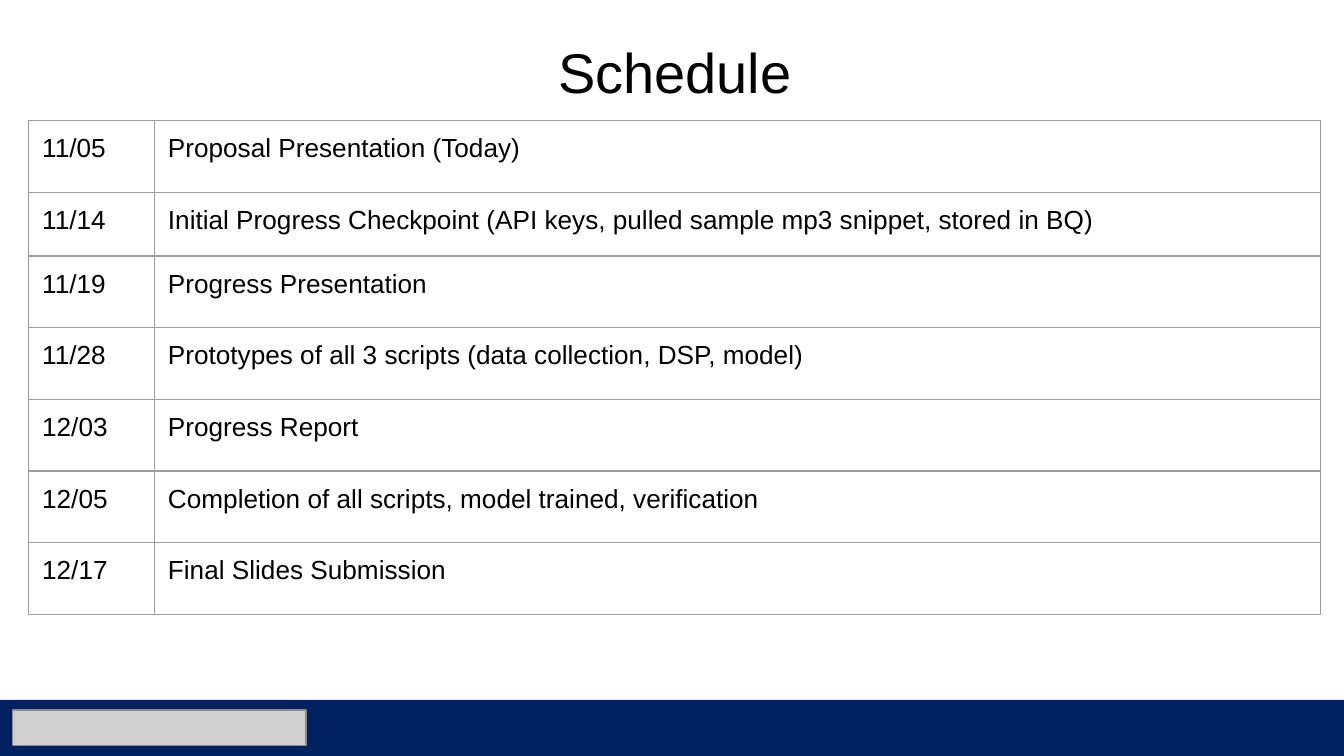
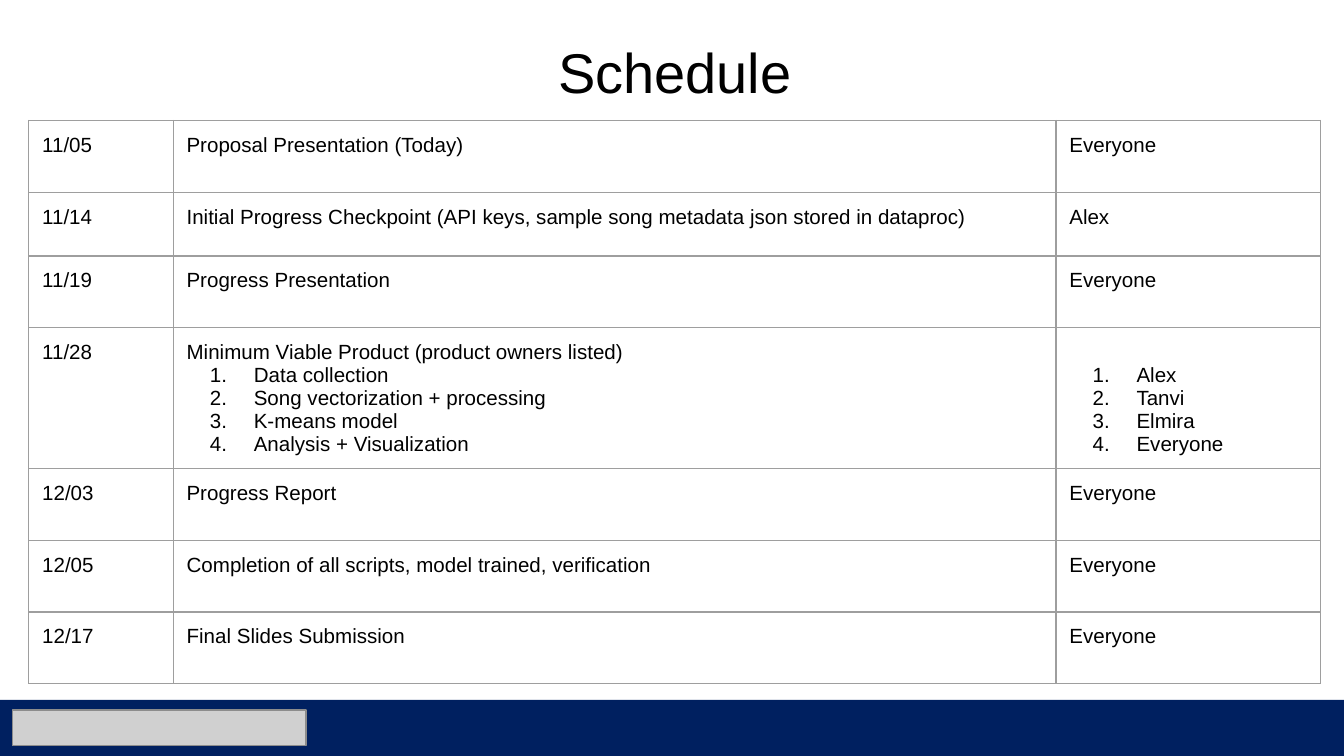
Before and after one commit to athornton1618/SpotifyClassifier, a slide deck: slide 7 of Documentation/Spotify Classifier Proposal.pptx (slide 6 before the commit). Drawn at 1344x756 pixels with LibreOffice and Linux fonts; fonts in the diff are those of the drawing; grey boxes stand for pictures. Boxes give left, top, right and bottom in pixels: in the first picture for what was removed or moved away, otherwise in the second. Text is boxed around its words. In the diff, an @@ line names an element or a change of style, - is before the commit and + after.

Commit message:
Updated proposal + architecture

```diff
--- a/Documentation/Spotify Classifier Proposal.pptx
+++ b/Documentation/Spotify Classifier Proposal.pptx
@@ table at <box>28,121,1320,694</box> @@
-column 2: Proposal Presentation (Today) | Initial Progress Checkpoint (API keys, pulled sample mp3 snippet, stored in BQ) | Progress Presentation | Prototypes of all 3 scripts (data collection, DSP, model) | Progress Report | Completion of all scripts, model trained, verification | Final Slides Submission
+column 2: Proposal Presentation (Today) | Initial Progress Checkpoint (API keys, sample song metadata json stored in dataproc) | Progress Presentation | Minimum Viable Product (product owners listed) / Data collection / Song vectorization + processing / K-means model / Analysis + Visualization | Progress Report | Completion of all scripts, model trained, verification | Final Slides Submission
+column 3: Everyone | Alex | Everyone | Alex / Tanvi / Elmira / Everyone | Everyone | Everyone | Everyone
```
Also in this commit, not shown: 4 other slides changed, 1 slide added, 2 other files.
